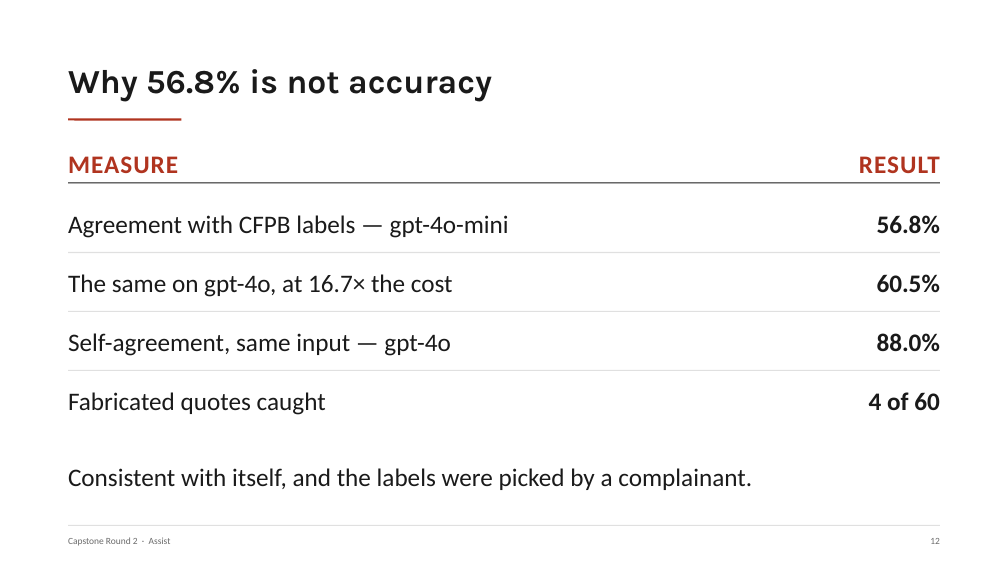
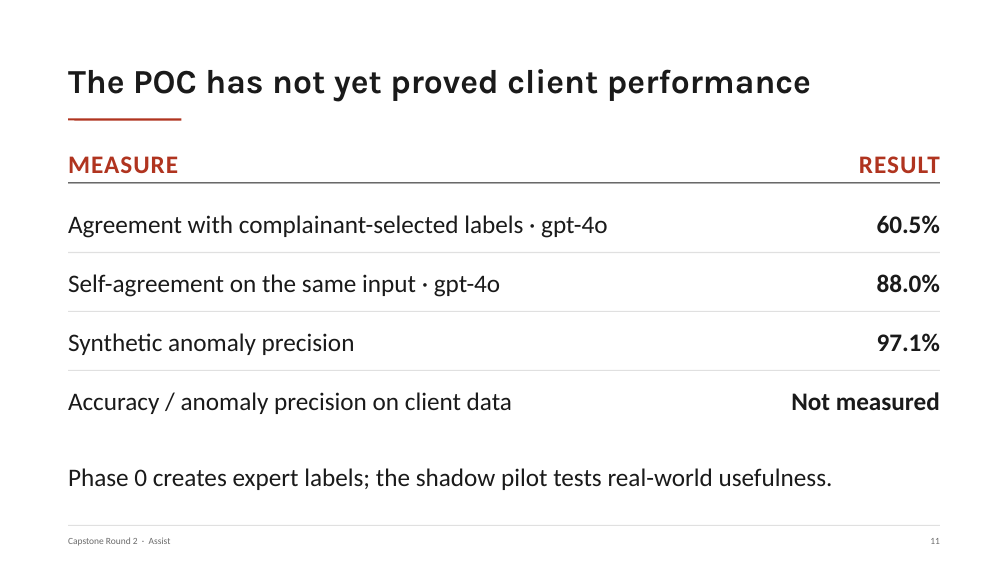
Before and after one commit to nyelugo/PROJECT-Capstone-AI-Consulting, a slide deck: slide 12 of presentation.pptx (slide 13 before the commit). Drawn at 1008x567 pixels with LibreOffice and Linux fonts; fonts in the diff are those of the drawing. Boxes give left, top, right and bottom in pixels: in the first picture for what was removed or moved away, otherwise in the second. Text is boxed around its words. In the diff, an @@ line names an element or a change of style, - is before the commit and + after.

```diff
--- a/presentation.pptx
+++ b/presentation.pptx
@@ text at [68,69,811,102]: text changed @@
-Why 56.8% is not accuracy
+The POC has not yet proved client performance
@@ text "60.5%": place and size @@
-text "60.5%" at [877,274,940,293]
+text "60.5%" at [877,215,940,234]
@@ text at [68,215,607,238]: text changed @@
-Agreement with CFPB labels — gpt-4o-mini
+Agreement with complainant-selected labels · gpt-4o
@@ text removed at [877,215,940,234] @@
-56.8%
@@ text "88.0%": place and size @@
-text "88.0%" at [877,333,940,352]
+text "88.0%" at [877,274,940,293]
@@ text at [68,274,500,297]: text changed @@
-The same on gpt-4o, at 16.7× the cost
+Self-agreement on the same input · gpt-4o
@@ text at [68,333,355,355]: text changed @@
-Self-agreement, same input — gpt-4o
+Synthetic anomaly precision
@@ text added at [877,333,940,352], 24 pt, text #1A1A1A, bold @@
+97.1%
@@ text at [68,392,512,414]: text changed @@
-Fabricated quotes caught
+Accuracy / anomaly precision on client data
@@ text at [791,392,940,410]: text changed @@
-4 of 60
+Not measured
@@ text at [68,468,833,490]: text changed @@
-Consistent with itself, and the labels were picked by a complainant.
+Phase 0 creates expert labels; the shadow pilot tests real-world usefulness.
```
Also in this commit, not shown: 10 other slides changed, 4 slides added, 7 slides removed, 1 other file.
